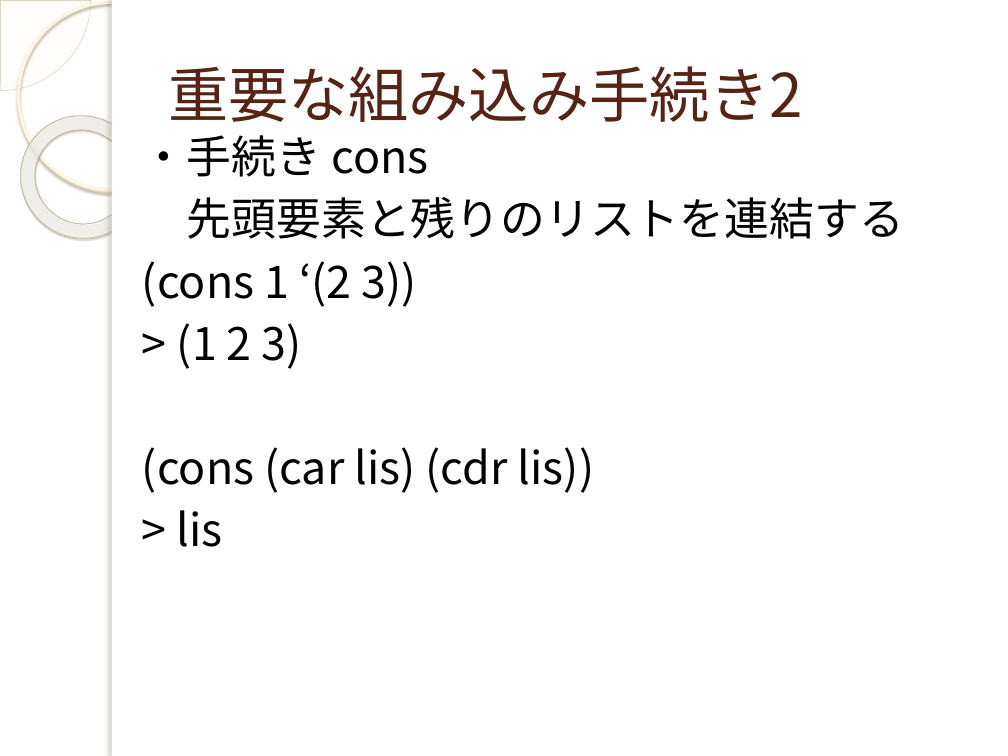
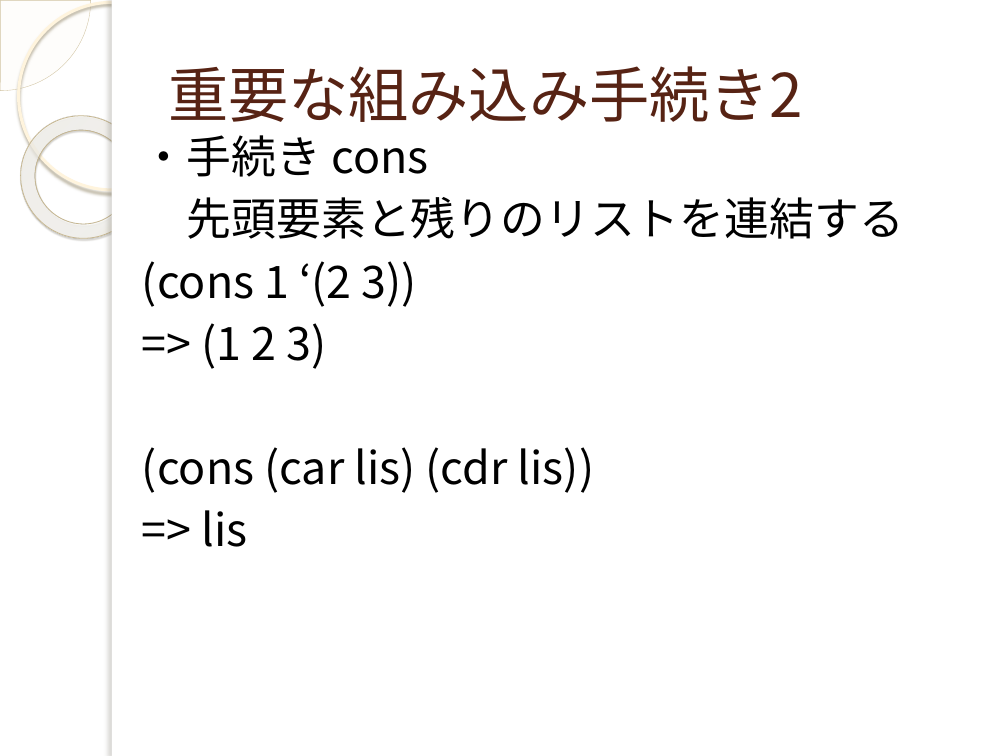
Before and after one commit to yuridonus/FEstudy, a slide deck: slide 22 of scheme.pptx (slide 16 before the commit). Drawn at 1008x756 pixels with LibreOffice and Linux fonts; fonts in the diff are those of the drawing; background and template pictures are left out. Boxes give left, top, right and bottom in pixels: in the first picture for what was removed or moved away, otherwise in the second. Text is boxed around its words. In the diff, an @@ line names an element or a change of style, - is before the commit and + after.

```diff
--- a/scheme.pptx
+++ b/scheme.pptx
@@ text at <box>202,323,327,369</box>: text changed @@
-> (1 2 3)
+=> (1 2 3)
@@ text at <box>202,510,248,547</box>: text changed @@
-> lis
+=> lis
```
Also in this commit, not shown: 5 other slides changed, 9 slides added, 4 slides removed.
